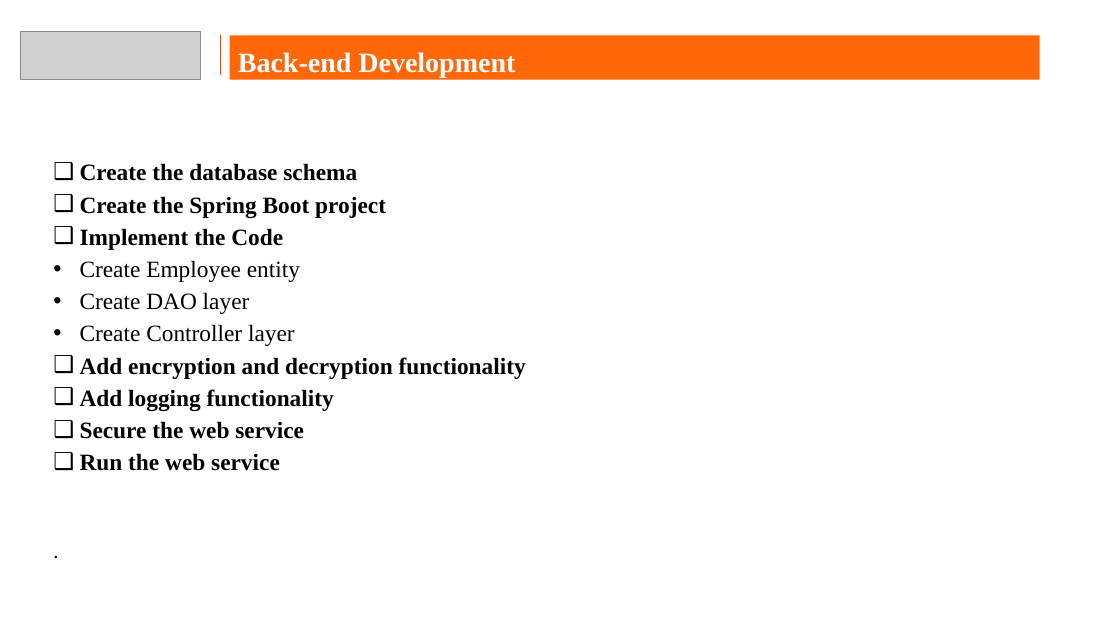
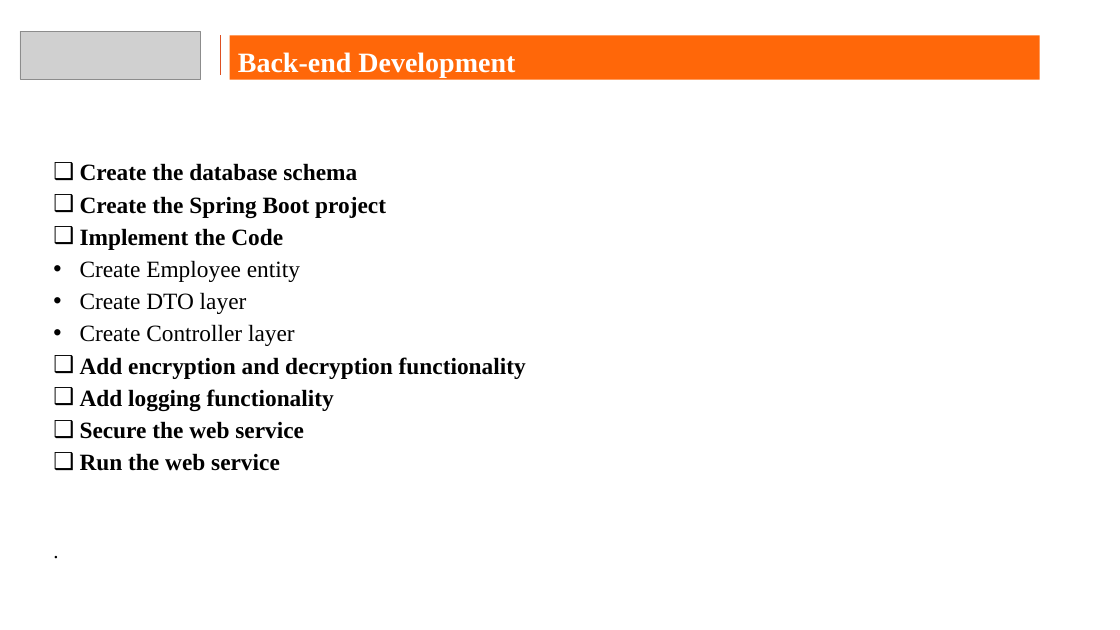
Before and after one commit to pranaygadhave/CAPSTONE, a slide deck: slide 6 of Capstone.pptx. Drawn at 1120x630 pixels with LibreOffice and Linux fonts; fonts in the diff are those of the drawing; grey boxes stand for pictures; background and template pictures are left out. Boxes give left, top, right and bottom in pixels: in the first picture for what was removed or moved away, otherwise in the second. Text is boxed around its words. In the diff, an @@ line names an element or a change of style, - is before the commit and + after.

Commit message:
updated ppt

```diff
--- a/Capstone.pptx
+++ b/Capstone.pptx
@@ text at <box>80,292,247,314</box>: text changed @@
-• Create DAO layer
+• Create DTO layer
```
Also in this commit, not shown: 3 other slides changed, 2 slides added.
